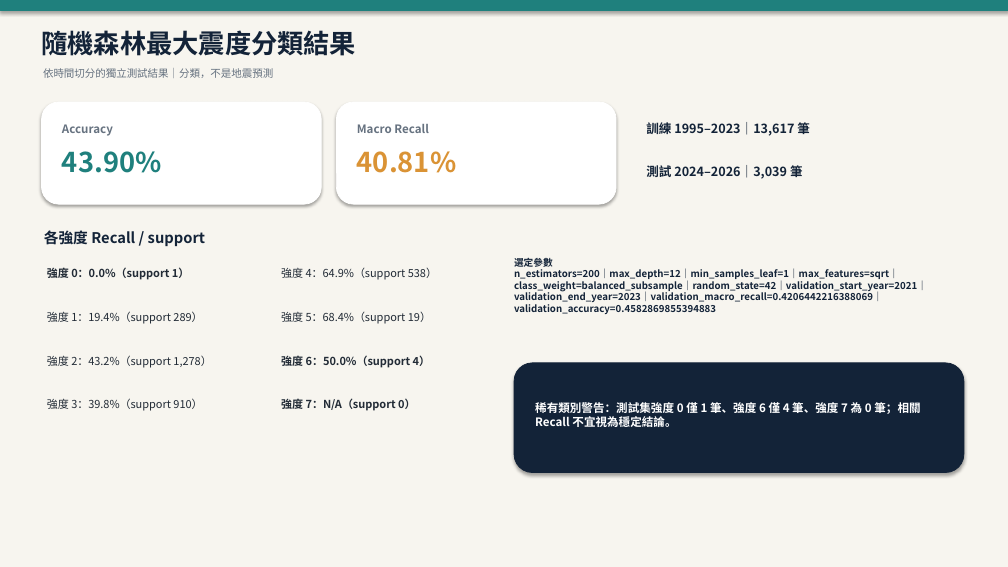
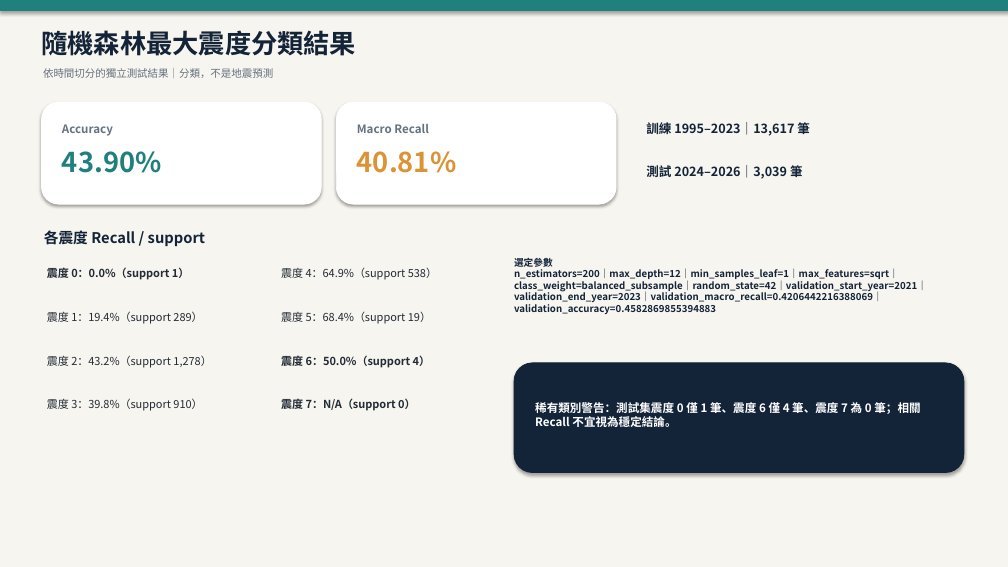
Before and after one commit to yamopeng0918/react-deckgl-project1, a slide deck: slide 1 of data/model/random-forest-results.pptx. Drawn at 1008x567 pixels with LibreOffice and Linux fonts; fonts in the diff are those of the drawing. Boxes give left, top, right and bottom in pixels: in the first picture for what was removed or moved away, otherwise in the second. Text is boxed around its words. In the diff, an @@ line names an element or a change of style, - is before the commit and + after.

```diff
--- a/data/model/random-forest-results.pptx
+++ b/data/model/random-forest-results.pptx
@@ text at bbox=[44, 228, 205, 247]: text changed @@
-各強度 Recall / support
+各震度 Recall / support
@@ text at bbox=[47, 266, 190, 281]: text changed @@
-強度 0：0.0%（support 1）
+震度 0：0.0%（support 1）
@@ text at bbox=[281, 268, 437, 280]: text changed @@
-強度 4：64.9%（support 538）
+震度 4：64.9%（support 538）
@@ text at bbox=[47, 311, 202, 324]: text changed @@
-強度 1：19.4%（support 289）
+震度 1：19.4%（support 289）
@@ text at bbox=[281, 312, 431, 324]: text changed @@
-強度 5：68.4%（support 19）
+震度 5：68.4%（support 19）
@@ text at bbox=[47, 355, 211, 368]: text changed @@
-強度 2：43.2%（support 1,278）
+震度 2：43.2%（support 1,278）
@@ text at bbox=[281, 353, 431, 368]: text changed @@
-強度 6：50.0%（support 4）
+震度 6：50.0%（support 4）
@@ text at bbox=[47, 398, 202, 411]: text changed @@
-強度 3：39.8%（support 910）
+震度 3：39.8%（support 910）
@@ text at bbox=[281, 397, 416, 412]: text changed @@
-強度 7：N/A（support 0）
+震度 7：N/A（support 0）
@@ text at bbox=[535, 400, 920, 427]: text changed @@
-稀有類別警告：測試集強度 0 僅 1 筆、強度 6 僅 4 筆、強度 7 為 0 筆；相關 Recall 不宜視為穩定結論。
+稀有類別警告：測試集震度 0 僅 1 筆、震度 6 僅 4 筆、震度 7 為 0 筆；相關 Recall 不宜視為穩定結論。
```
Also in this commit, not shown: 1 other slide changed, 5 other files.
